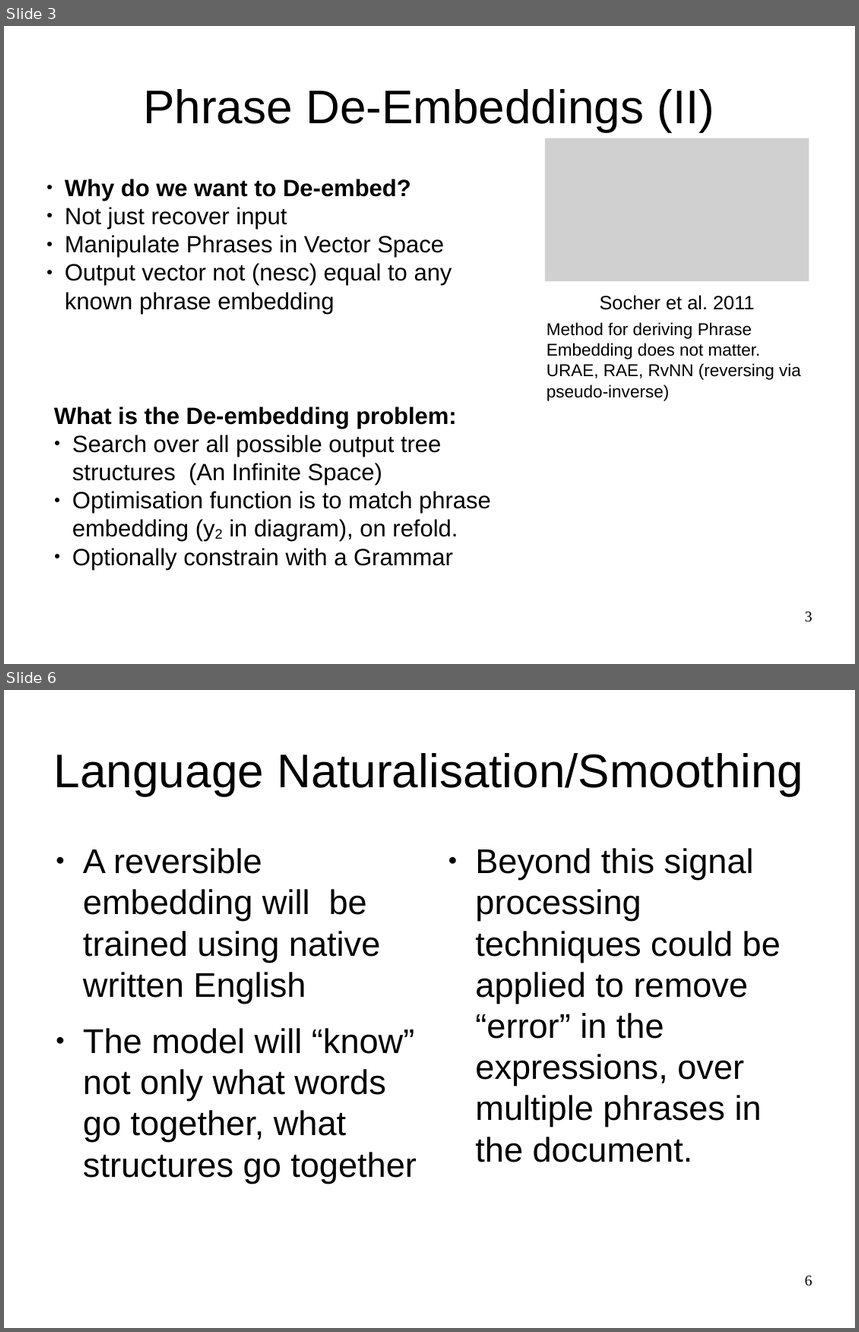
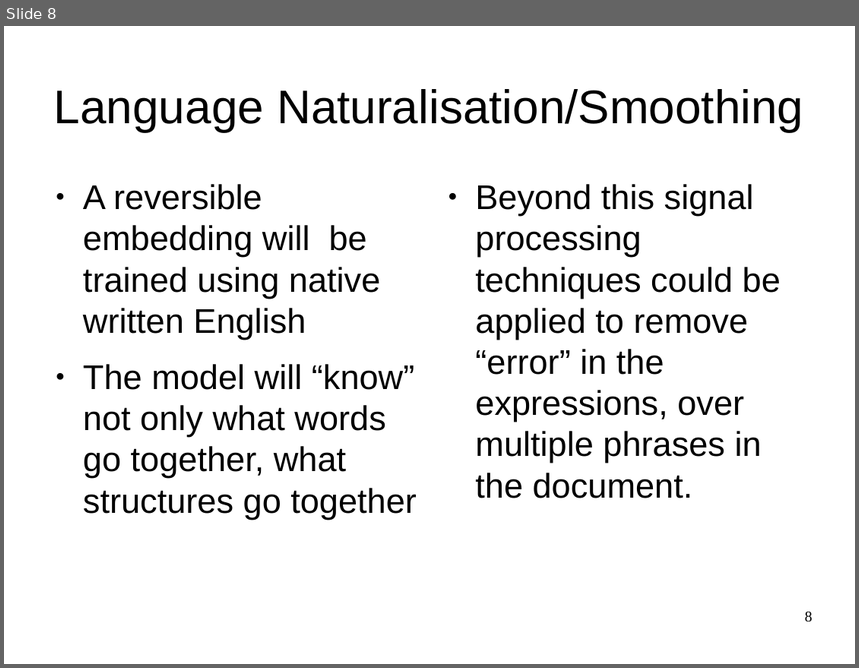
Before and after one commit to oxinabox/phd, a slide deck: documents_prepared/themes/themes.odp. Shown one above the other, each under a label of ours: slides 3 and 6 before the commit, slide 8 after it; the slides between them are not shown. The pictures are 859x1332 and 859x668 pixels, drawn with LibreOffice and Linux fonts; fonts in the diff are those of the drawing; grey boxes stand for pictures. Boxes give left, top, right and bottom in pixels: in the first picture for what was removed or moved away, otherwise in the second. Text is boxed around its words. In the diff, an @@ line names an element or a change of style, - is before the commit and + after.

```diff
--- a/documents_prepared/themes/themes.odp
+++ b/documents_prepared/themes/themes.odp
@@ slide 3 removed at (4, 26, 855, 664), background #FFFFFF @@
@@ title removed at (143, 89, 715, 132) @@
-Phrase De-Embeddings (II)
@@ picture removed at (545, 138, 810, 281) @@
-Socher et al. 2011
@@ text removed at (65, 179, 452, 314) @@
-● Why do we want to De-embed?
-● Not just recover input
-● Manipulate Phrases in Vector Space
-● Output vector not (nesc) equal to any
-  known phrase embedding
@@ text removed at (547, 322, 801, 401) @@
-Method for deriving Phrase Embedding does not matter. URAE, RAE, RvNN (reversing via pseudo-inverse)
@@ text removed at (54, 407, 491, 570) @@
-What is the De-embedding problem:
-● Search over all possible output tree structures (An Infinite Space)
-● Optimisation function is to match phrase embedding (y2 in diagram), on refold.
-● Optionally constrain with a Grammar
@@ page number removed at (805, 612, 813, 623) @@
-3
@@ what was slide 6 is now slide 8 @@
@@ page number at (805, 612, 813, 623): text changed @@
-6
+8
```
Also in this commit, not shown: 4 slides changed, 4 slides added, 1 other slide removed, 7 other files.
